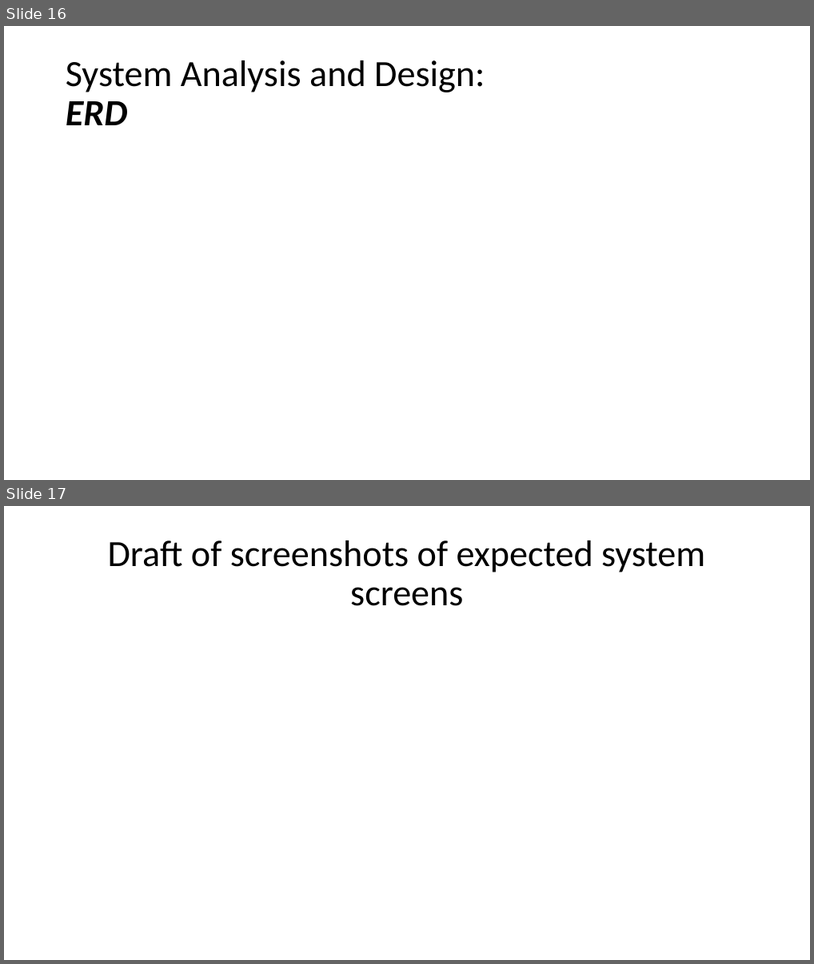
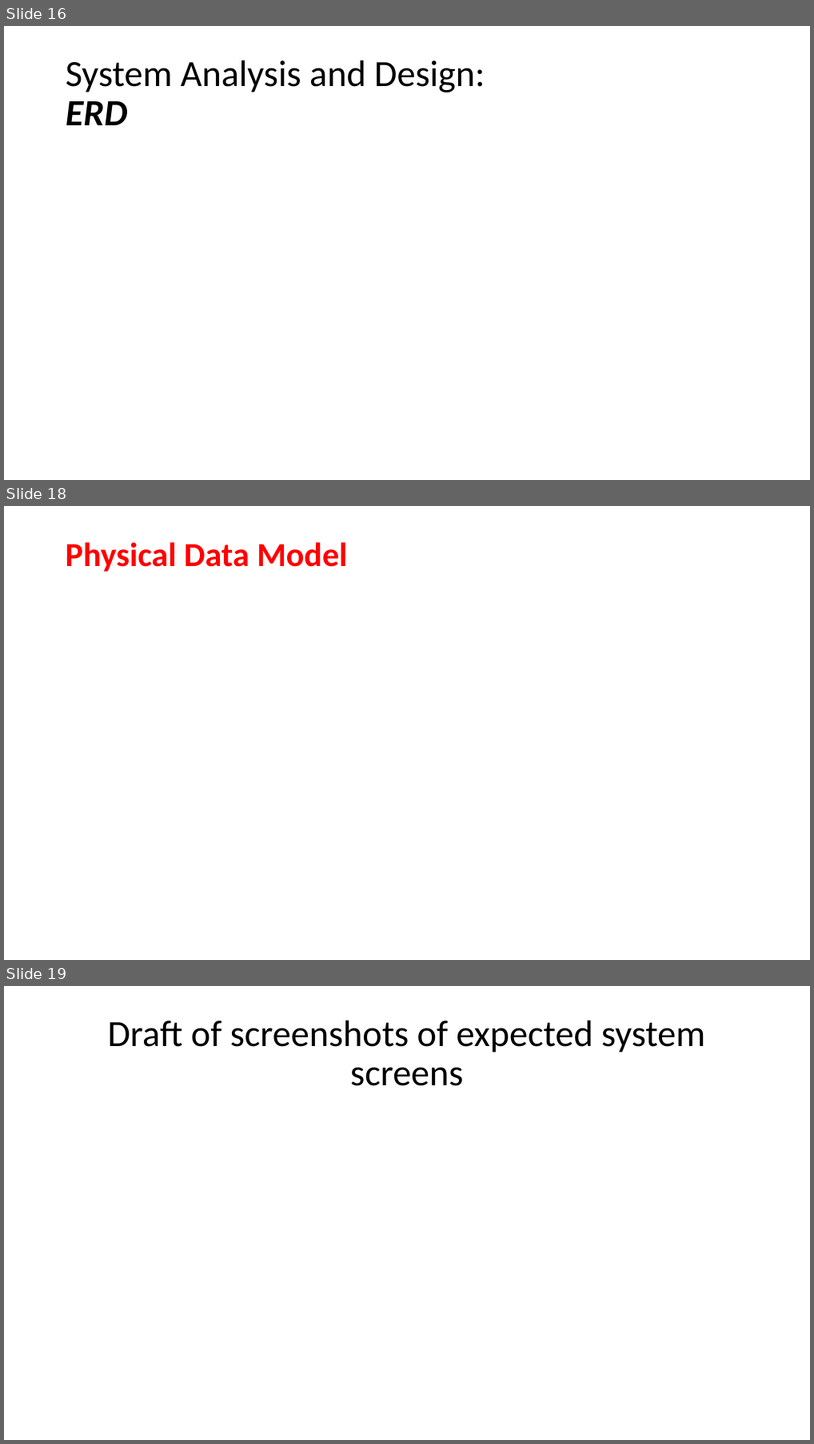
Before and after one commit to FCI-E-campus/fci-e-campus-docs, a slide deck: Mid-year document & presentation/FCI-CU-GP-Midyear-Presentation.pptx. Shown one above the other, each under a label of ours: slides 16 and 17 before the commit, slides 16, 18 and 19 after it; the slides between them are not shown. The pictures are 814x964 and 814x1444 pixels, drawn with LibreOffice and Linux fonts; fonts in the diff are those of the drawing; background and template pictures are left out. Boxes give left, top, right and bottom in pixels: in the first picture for what was removed or moved away, otherwise in the second. Text is boxed around its words. In the diff, an @@ line names an element or a change of style, - is before the commit and + after.

```diff
--- a/Mid-year document & presentation/FCI-CU-GP-Midyear-Presentation.pptx
+++ b/Mid-year document & presentation/FCI-CU-GP-Midyear-Presentation.pptx
@@ slide 18 added at <box>4,506,810,960</box>, background picture (left out) @@
@@ text added at <box>66,542,347,572</box>, 40 pt, text #FF0000, bold @@
+Physical Data Model
@@ what was slide 17 is now slide 19 @@
```
Also in this commit, not shown: 1 slide changed, 1 other slide added, 11 other files.
